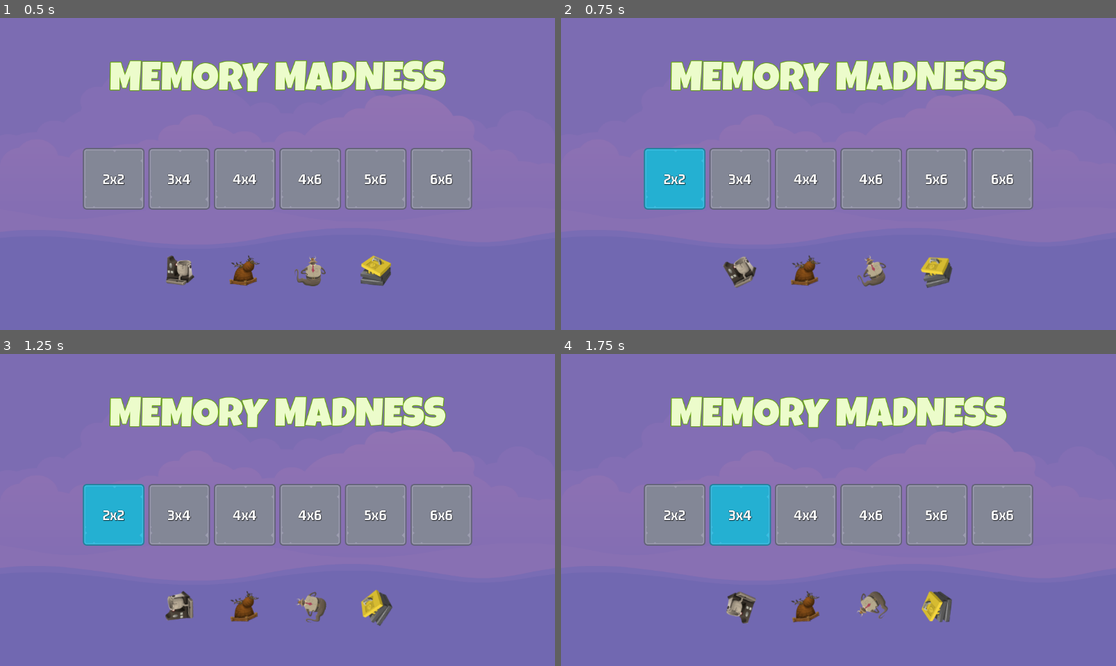
Above: before the commit, frames 1-4 (two rows, left to right).
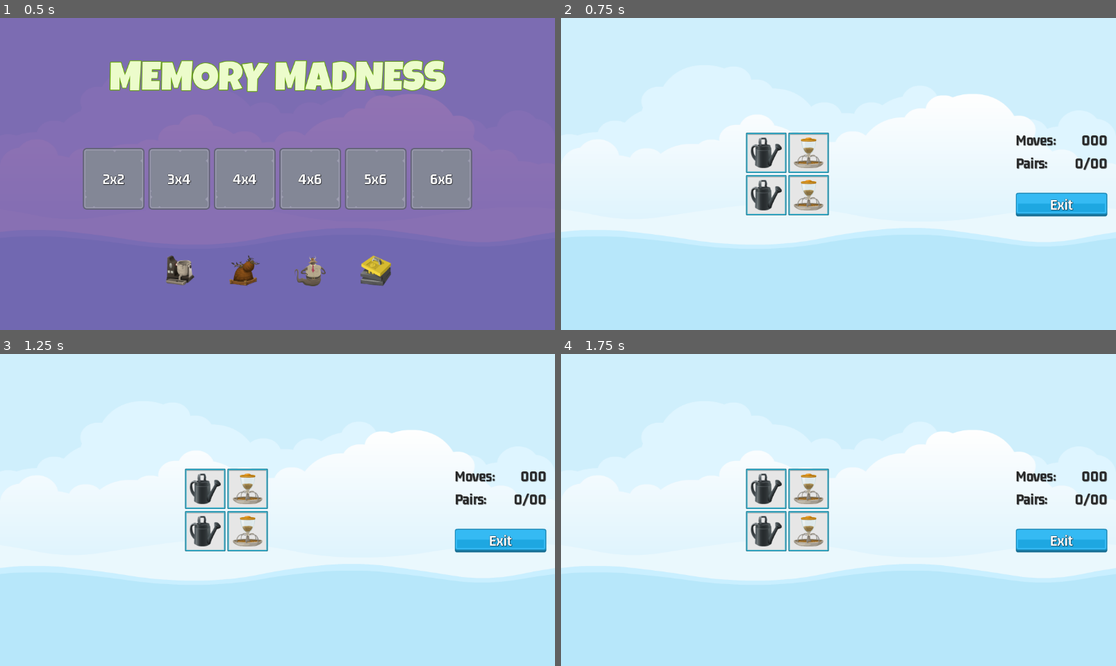
Above: after the commit, the same moments.

Repository: theaob/memory-madness
Game: Godot game, scene res://scenes/master_scene/master_scene.tscn
Same seed, same stepped clock (60 frames per second), same inputs: the game is played once before the commit and once after it.
Inputs (mouse positions are in pixels of both pictures, inside the frame that each line leads up to):
- Up to frame 1 (0.5 s): no input
- Up to frame 2 (0.75 s): click "2x2" at 0.5 s
- Up to frame 3 (1.25 s): no input
- Up to frame 4 (1.75 s): click (766, 488) at 1.27 s

Frame 1 is identical in both runs. In frame 2, 100% of the frame differs, in the area x 0-100%, y 0-100%; in frame 3, 100%; in frame 4, 100%.

Commit message:
add tile setup

Diff:
--- /dev/null
+++ b/assets/GM_32_Gray.tres
@@ -0,0 +1,11 @@
+[gd_resource type="LabelSettings" load_steps=2 format=3 uid="uid://7nt2u5doodc3"]
+
+[ext_resource type="FontFile" uid="uid://cxb0jfpk8tk8f" path="res://assets/fonts/gemunu-libre-v8-latin-700.ttf" id="1_wega4"]
+
+[resource]
+font = ExtResource("1_wega4")
+font_size = 32
+font_color = Color(0.152941, 0.152941, 0.152941, 1)
+outline_size = 1
+outline_color = Color(0, 0, 0, 0.603922)
+shadow_color = Color(0, 0, 0, 0.423529)
--- a/project.godot
+++ b/project.godot
@@ -17,6 +17,7 @@
 
 [autoload]
 
+SignalManager="*res://singletons/SignalManager.gd"
 ImageManager="*res://singletons/ImageManager.gd"
 SoundManager="*res://singletons/SoundManager.gd"
 GameManager="*res://singletons/GameManager.gd"
--- /dev/null
+++ b/scenes/game_screen/game_screen.gd
@@ -0,0 +1,30 @@
+extends Control
+
+@export var memory_tile_scene: PackedScene
+
+@onready var sound = $Sound
+@onready var tile_container = $HBoxContainer/PlayContainer/TileContainer
+
+func _ready():
+	SignalManager.level_selected.connect(_on_level_selected)
+
+func _process(delta):
+	pass
+
+func add_memory_tile(image: Dictionary, frame_image: CompressedTexture2D) -> void:
+	var new_tile = memory_tile_scene.instantiate()
+	tile_container.add_child(new_tile)
+	new_tile.setup(image, frame_image)
+
+func _on_exit_button_pressed():
+	SoundManager.play_button_click(sound)
+	SignalManager.exit_pressed.emit()
+
+func _on_level_selected(level: int):
+	var level_selection = GameManager.get_level_election(level)
+	var frame_image = ImageManager.get_random_frame_image()
+
+	tile_container.columns = level_selection.column_number
+
+	for image_dictionary in level_selection.image_list:
+		add_memory_tile(image_dictionary, frame_image)
--- /dev/null
+++ b/scenes/game_screen/game_screen.tscn
@@ -0,0 +1,101 @@
+[gd_scene load_steps=8 format=3 uid="uid://dm1a6h5hldq75"]
+
+[ext_resource type="LabelSettings" uid="uid://7nt2u5doodc3" path="res://assets/GM_32_Gray.tres" id="1_n64b8"]
+[ext_resource type="Script" path="res://scenes/game_screen/game_screen.gd" id="1_w585g"]
+[ext_resource type="PackedScene" uid="uid://duf3x54fvi1dy" path="res://scenes/memory_tile/memory_tile.tscn" id="2_5jevd"]
+[ext_resource type="Texture2D" uid="uid://bw84wvumtmoa6" path="res://assets/ui/blue_button00.png" id="2_i40w3"]
+[ext_resource type="Texture2D" uid="uid://ob0ekho8002k" path="res://assets/ui/yellow_button00.png" id="3_dcoxh"]
+[ext_resource type="Texture2D" uid="uid://dft7dtq387ta0" path="res://assets/ui/green_button00.png" id="4_viivv"]
+[ext_resource type="LabelSettings" uid="uid://dbrxxs60goc1p" path="res://assets/GM_32_White.tres" id="5_xcp1r"]
+
+[node name="GameScreen" type="Control"]
+layout_mode = 3
+anchors_preset = 15
+anchor_right = 1.0
+anchor_bottom = 1.0
+grow_horizontal = 2
+grow_vertical = 2
+script = ExtResource("1_w585g")
+memory_tile_scene = ExtResource("2_5jevd")
+
+[node name="HBoxContainer" type="HBoxContainer" parent="."]
+layout_mode = 1
+anchors_preset = 15
+anchor_right = 1.0
+anchor_bottom = 1.0
+grow_horizontal = 2
+grow_vertical = 2
+
+[node name="PlayContainer" type="MarginContainer" parent="HBoxContainer"]
+layout_mode = 2
+size_flags_horizontal = 3
+
+[node name="TileContainer" type="GridContainer" parent="HBoxContainer/PlayContainer"]
+layout_mode = 2
+size_flags_horizontal = 4
+size_flags_vertical = 4
+
+[node name="DetailContainer" type="MarginContainer" parent="HBoxContainer"]
+custom_minimum_size = Vector2(200, 0)
+layout_mode = 2
+theme_override_constants/margin_right = 18
+
+[node name="VBoxContainer" type="VBoxContainer" parent="HBoxContainer/DetailContainer"]
+layout_mode = 2
+size_flags_vertical = 4
+theme_override_constants/separation = 12
+
+[node name="HBoxContainer" type="HBoxContainer" parent="HBoxContainer/DetailContainer/VBoxContainer"]
+layout_mode = 2
+
+[node name="Label" type="Label" parent="HBoxContainer/DetailContainer/VBoxContainer/HBoxContainer"]
+layout_mode = 2
+size_flags_horizontal = 3
+text = "Moves:"
+label_settings = ExtResource("1_n64b8")
+
+[node name="MovesLabel" type="Label" parent="HBoxContainer/DetailContainer/VBoxContainer/HBoxContainer"]
+layout_mode = 2
+text = "000"
+label_settings = ExtResource("1_n64b8")
+
+[node name="HBoxContainer2" type="HBoxContainer" parent="HBoxContainer/DetailContainer/VBoxContainer"]
+layout_mode = 2
+
+[node name="Label" type="Label" parent="HBoxContainer/DetailContainer/VBoxContainer/HBoxContainer2"]
+layout_mode = 2
+size_flags_horizontal = 3
+text = "Pairs:"
+label_settings = ExtResource("1_n64b8")
+
+[node name="PairsLabel" type="Label" parent="HBoxContainer/DetailContainer/VBoxContainer/HBoxContainer2"]
+layout_mode = 2
+text = "0/00"
+label_settings = ExtResource("1_n64b8")
+
+[node name="Spacer" type="Control" parent="HBoxContainer/DetailContainer/VBoxContainer"]
+custom_minimum_size = Vector2(0, 20)
+layout_mode = 2
+
+[node name="ExitButton" type="TextureButton" parent="HBoxContainer/DetailContainer/VBoxContainer"]
+layout_mode = 2
+size_flags_horizontal = 4
+texture_normal = ExtResource("2_i40w3")
+texture_pressed = ExtResource("3_dcoxh")
+texture_hover = ExtResource("4_viivv")
+
+[node name="Label" type="Label" parent="HBoxContainer/DetailContainer/VBoxContainer/ExitButton"]
+layout_mode = 1
+anchors_preset = 15
+anchor_right = 1.0
+anchor_bottom = 1.0
+grow_horizontal = 2
+grow_vertical = 2
+text = "Exit"
+label_settings = ExtResource("5_xcp1r")
+horizontal_alignment = 1
+vertical_alignment = 1
+
+[node name="Sound" type="AudioStreamPlayer" parent="."]
+
+[connection signal="pressed" from="HBoxContainer/DetailContainer/VBoxContainer/ExitButton" to="." method="_on_exit_button_pressed"]
--- a/scenes/level_button/level_button.gd
+++ b/scenes/level_button/level_button.gd
@@ -15,3 +15,4 @@
 
 func _on_pressed():
 	SoundManager.play_button_click(sound)
+	SignalManager.level_selected.emit(_level_number)
--- /dev/null
+++ b/scenes/master_scene/master_scene.gd
@@ -0,0 +1,23 @@
+extends CanvasLayer
+
+@onready var main_screen = $MainScreen
+@onready var game_screen = $GameScreen
+@onready var sound = $Sound
+
+func _ready():
+	_on_exit_pressed()
+	SignalManager.exit_pressed.connect(_on_exit_pressed)
+	SignalManager.level_selected.connect(_on_level_selected)
+
+func show_game(_show: bool) -> void:
+	game_screen.visible = _show
+	main_screen.visible = !_show
+
+func _on_exit_pressed():
+	show_game(false)
+	GameManager.clear_nodes_of_group(GameManager.TILE_GROUP)
+	SoundManager.play_sound(sound, SoundManager.SOUND_MAIN_MENU)
+
+func _on_level_selected(level: int):
+	show_game(true)
+	SoundManager.play_sound(sound, SoundManager.SOUND_IN_GAME)
--- a/scenes/master_scene/master_scene.tscn
+++ b/scenes/master_scene/master_scene.tscn
@@ -1,9 +1,12 @@
-[gd_scene load_steps=3 format=3 uid="uid://gsj0g55ph8bw"]
+[gd_scene load_steps=5 format=3 uid="uid://gsj0g55ph8bw"]
 
 [ext_resource type="Texture2D" uid="uid://c46q0qutdjd5r" path="res://assets/images/backgroundEmpty.png" id="1_57uh6"]
+[ext_resource type="Script" path="res://scenes/master_scene/master_scene.gd" id="1_sw05e"]
 [ext_resource type="PackedScene" uid="uid://bfde42qmdgmt2" path="res://scenes/main_scene/main_screen.tscn" id="2_jtyt5"]
+[ext_resource type="PackedScene" uid="uid://dm1a6h5hldq75" path="res://scenes/game_screen/game_screen.tscn" id="3_66nob"]
 
 [node name="MasterScene" type="CanvasLayer"]
+script = ExtResource("1_sw05e")
 
 [node name="TextureRect" type="TextureRect" parent="."]
 anchors_preset = 15
@@ -14,3 +17,8 @@
 texture = ExtResource("1_57uh6")
 
 [node name="MainScreen" parent="." instance=ExtResource("2_jtyt5")]
+
+[node name="GameScreen" parent="." instance=ExtResource("3_66nob")]
+visible = false
+
+[node name="Sound" type="AudioStreamPlayer" parent="."]
--- /dev/null
+++ b/scenes/memory_tile/memory_tile.gd
@@ -0,0 +1,17 @@
+extends TextureButton
+
+@onready var frame_image = $FrameImage
+@onready var item_image = $ItemImage
+
+var _item_name: String
+
+func _ready():
+	pass
+
+func get_item_name() -> String:
+	return _item_name
+
+func setup(image_data: Dictionary, frame_texture: CompressedTexture2D) -> void:
+	frame_image.texture = frame_texture
+	item_image.texture = image_data.item_texture
+	_item_name = image_data.item_name
--- /dev/null
+++ b/scenes/memory_tile/memory_tile.tscn
@@ -0,0 +1,56 @@
+[gd_scene load_steps=5 format=3 uid="uid://duf3x54fvi1dy"]
+
+[ext_resource type="Texture2D" uid="uid://dcdh83yivrng0" path="res://assets/frames/hidden_frame_blank.png" id="1_iotet"]
+[ext_resource type="Script" path="res://scenes/memory_tile/memory_tile.gd" id="2_85bqw"]
+[ext_resource type="Texture2D" uid="uid://p716xdorsgte" path="res://assets/frames/blue_frame.png" id="2_m6fg1"]
+[ext_resource type="Texture2D" uid="uid://csaiqt6olo60u" path="res://assets/glitch/zucchini.png" id="3_w40l3"]
+
+[node name="MemoryTile" type="TextureButton" groups=["tile"]]
+anchors_preset = 8
+anchor_left = 0.5
+anchor_top = 0.5
+anchor_right = 0.5
+anchor_bottom = 0.5
+offset_left = -42.0
+offset_top = -42.0
+offset_right = 42.0
+offset_bottom = 42.0
+grow_horizontal = 2
+grow_vertical = 2
+pivot_offset = Vector2(42, 42)
+size_flags_horizontal = 4
+size_flags_vertical = 4
+texture_normal = ExtResource("1_iotet")
+script = ExtResource("2_85bqw")
+
+[node name="FrameImage" type="TextureRect" parent="."]
+layout_mode = 1
+anchors_preset = 8
+anchor_left = 0.5
+anchor_top = 0.5
+anchor_right = 0.5
+anchor_bottom = 0.5
+offset_left = -42.0
+offset_top = -42.0
+offset_right = 42.0
+offset_bottom = 42.0
+grow_horizontal = 2
+grow_vertical = 2
+pivot_offset = Vector2(42, 42)
+texture = ExtResource("2_m6fg1")
+
+[node name="ItemImage" type="TextureRect" parent="."]
+layout_mode = 1
+anchors_preset = 8
+anchor_left = 0.5
+anchor_top = 0.5
+anchor_right = 0.5
+anchor_bottom = 0.5
+offset_left = -32.0
+offset_top = -32.0
+offset_right = 32.0
+offset_bottom = 32.0
+grow_horizontal = 2
+grow_vertical = 2
+pivot_offset = Vector2(32, 32)
+texture = ExtResource("3_w40l3")
--- a/singletons/GameManager.gd
+++ b/singletons/GameManager.gd
@@ -8,3 +8,29 @@
 	5: { "rows": 5, "columns": 6 },
 	6: { "rows": 6, "columns": 6 }
 }
+
+const TILE_GROUP = "tile"
+
+func get_level_election(level_number: int) -> Dictionary:
+	var level_data = LEVELS[level_number]
+	var tile_count = level_data.rows * level_data.columns
+	var target_pairs: int = tile_count / 2
+	var selected_level_images = []
+
+	ImageManager.shuffle_images()
+
+	for i in range(target_pairs):
+		selected_level_images.append(ImageManager.get_image(i))
+		selected_level_images.append(ImageManager.get_image(i))
+
+	selected_level_images.shuffle()
+
+	return {
+		"target_pairs": target_pairs,
+		"column_number": level_data.columns,
+		"image_list": selected_level_images
+	}
+
+func clear_nodes_of_group(group_name: String) -> void:
+	for node in get_tree().get_nodes_in_group(group_name):
+		node.queue_free()
--- a/singletons/ImageManager.gd
+++ b/singletons/ImageManager.gd
@@ -1,4 +1,11 @@
 extends Node
+
+const FRAME_IMAGES: Array = [
+	preload("res://assets/frames/red_frame.png"),
+	preload("res://assets/frames/green_frame.png"),
+	preload("res://assets/frames/blue_frame.png"),
+	preload("res://assets/frames/yellow_frame.png")
+]
 
 var _item_images: Array = []
 
@@ -33,3 +40,12 @@
 
 func get_random_item_image() -> Dictionary:
 	return _item_images.pick_random()
+
+func get_image(index: int) -> Dictionary:
+	return _item_images[index]
+
+func get_random_frame_image() -> CompressedTexture2D:
+	return FRAME_IMAGES.pick_random()
+
+func shuffle_images() -> void:
+	_item_images.shuffle()
--- /dev/null
+++ b/singletons/SignalManager.gd
@@ -0,0 +1,4 @@
+extends Node
+
+signal level_selected(level: int)
+signal exit_pressed()
